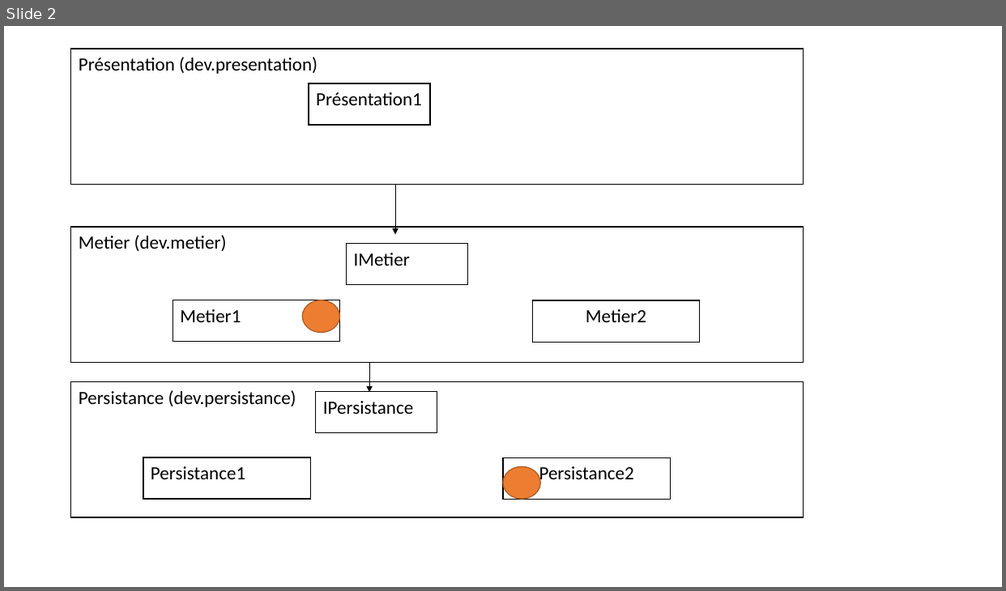
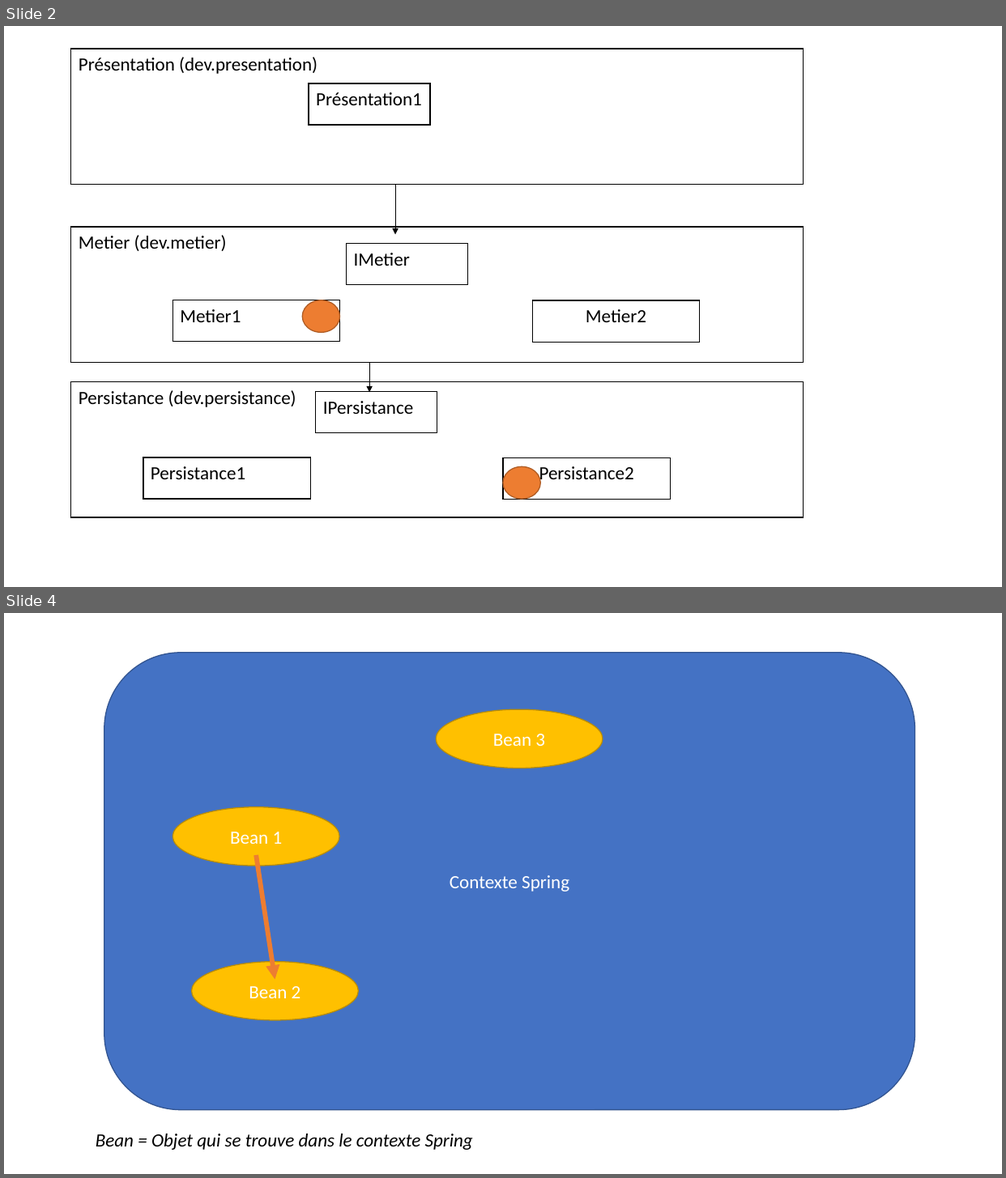
Before and after one commit to mandine44/tpSpringHotel, a slide deck: schemas.pptx. Shown one above the other, each under a label of ours: slide 2 before the commit, slides 2 and 4 after it; the slides between them are not shown. The pictures are 1006x591 and 1006x1178 pixels, drawn with LibreOffice and Linux fonts; fonts in the diff are those of the drawing. Boxes give left, top, right and bottom in pixels: in the first picture for what was removed or moved away, otherwise in the second. Text is boxed around its words. In the diff, an @@ line names an element or a change of style, - is before the commit and + after.

```diff
--- a/schemas.pptx
+++ b/schemas.pptx
@@ slide 4 added at [4,613,1002,1174], background #FFFFFF @@
@@ rounded rectangle added at [104,653,915,1110], fill #4472C4, outline #325491 1 pt, 18 pt, text #FFFFFF @@
+Contexte Spring
@@ ellipse added at [436,709,603,768], fill #FFC000, outline #BD8E00 1 pt, 18 pt, text #FFFFFF @@
+Bean 3
@@ ellipse added at [172,807,339,865], fill #FFC000, outline #BD8E00 1 pt, 18 pt, text #FFFFFF @@
+Bean 1
@@ arrow added from (256, 855) to (275, 980), #ED7D31 4.5 pt @@
@@ ellipse added at [192,962,359,1020], fill #FFC000, outline #BD8E00 1 pt, 18 pt, text #FFFFFF @@
+Bean 2
@@ text added at [96,1134,473,1150], 18 pt, text #000000, italic @@
+Bean = Objet qui se trouve dans le contexte Spring
```
Also in this commit, not shown: 1 slide changed, 2 other slides added, 23 other files.
